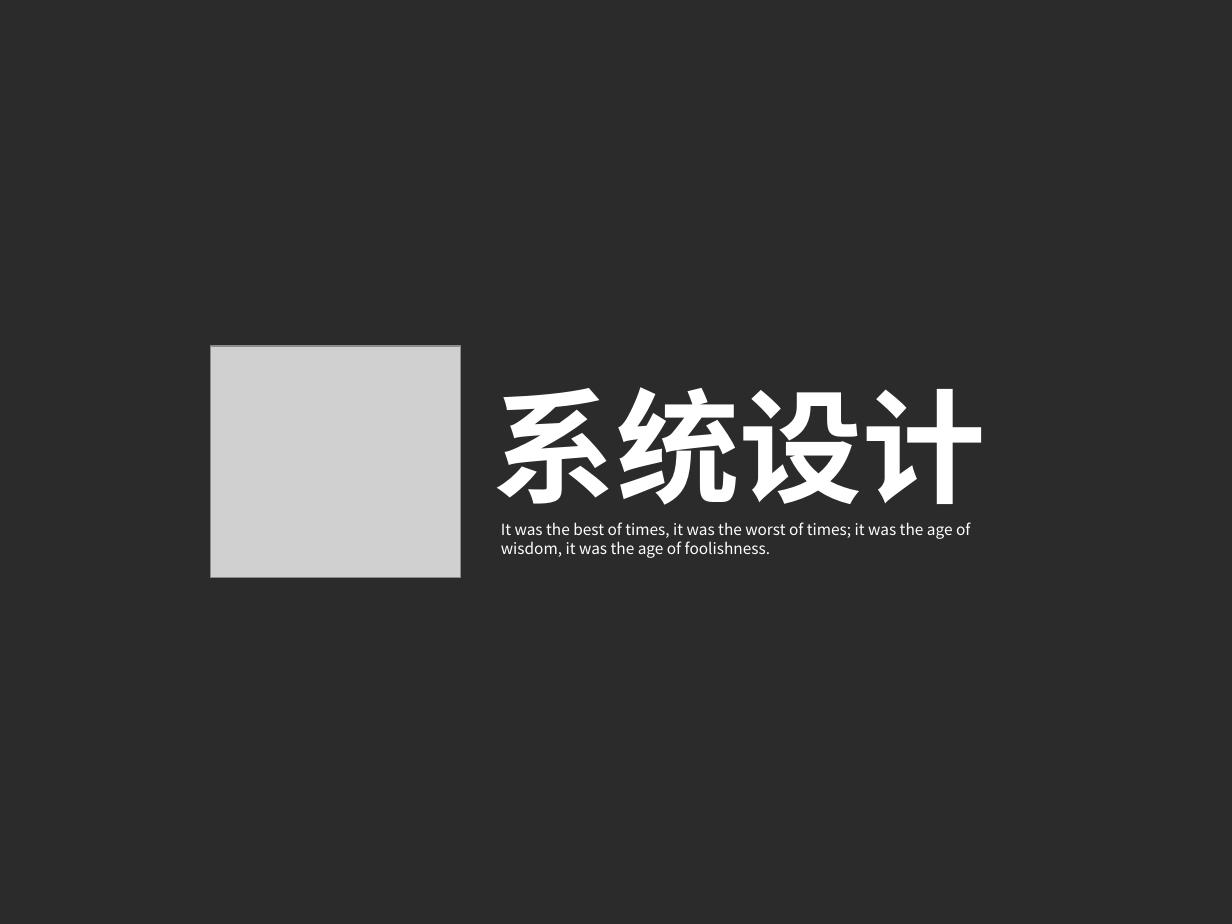
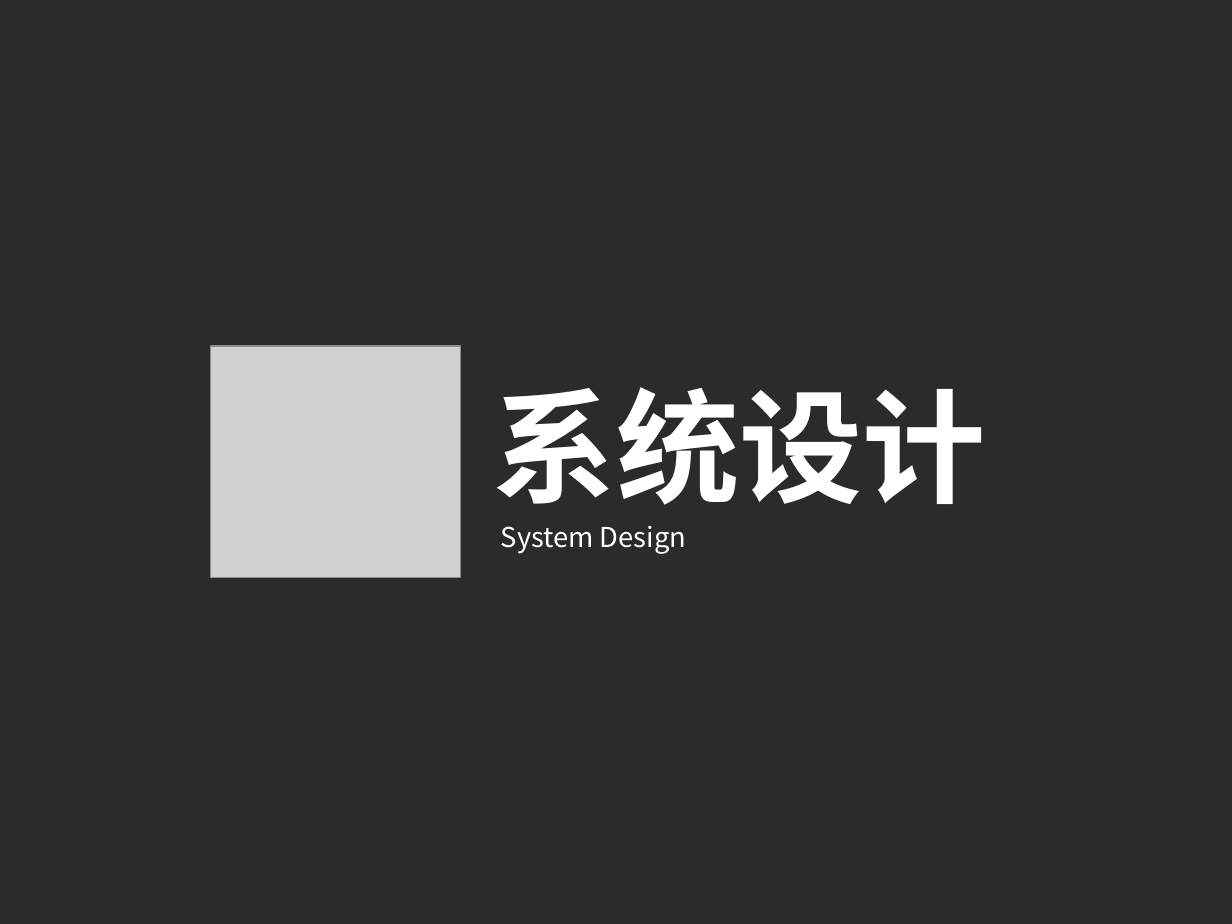
Before and after one commit to tianlanse93/MyGraduationDesign, a slide deck: slide 8 of 毕业论文/ppt4328.ppt. Drawn at 1232x924 pixels with LibreOffice and Linux fonts; fonts in the diff are those of the drawing; grey boxes stand for pictures; background and template pictures are left out; a plain dark background stands for a picture behind light text. Boxes give left, top, right and bottom in pixels: in the first picture for what was removed or moved away, otherwise in the second. Text is boxed around its words. In the diff, an @@ line names an element or a change of style, - is before the commit and + after.

```diff
--- a/毕业论文/ppt4328.ppt
+++ b/毕业论文/ppt4328.ppt
@@ text at [501, 526, 686, 554]: text changed; size 9 to 16 pt @@
-It was the best of times, it was the worst of times; it was the age of wisdom, it was the age of foolishness.
+System Design
```
Also in this commit, not shown: 8 other slides changed, 9 slides added, 4 slides removed.
